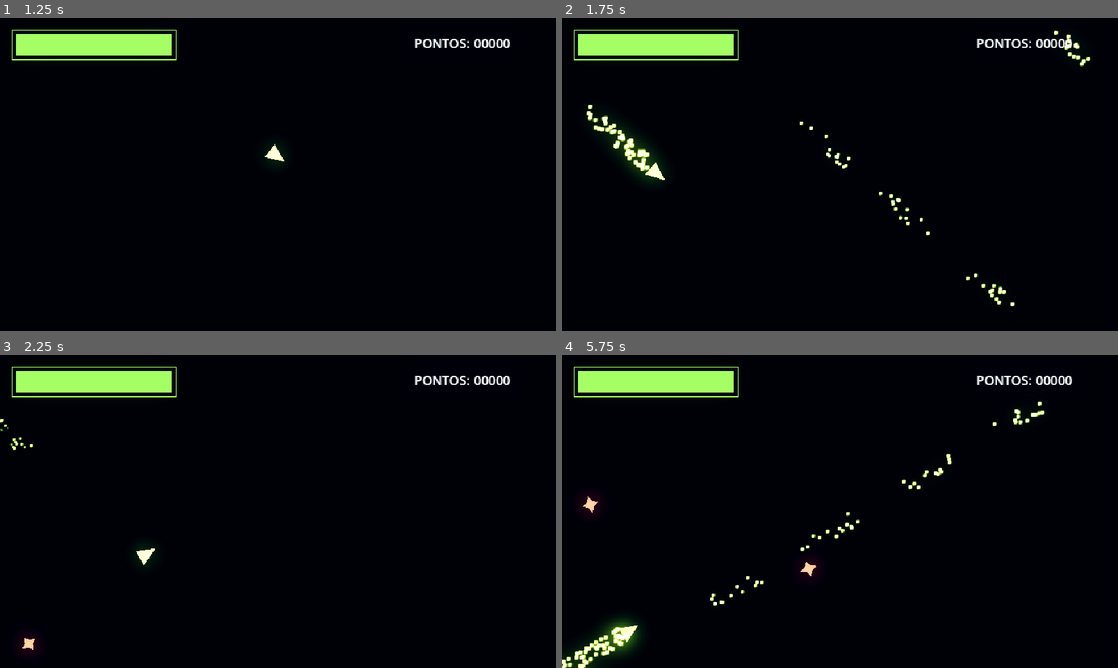
Above: before the commit, frames 1-4 (two rows, left to right).
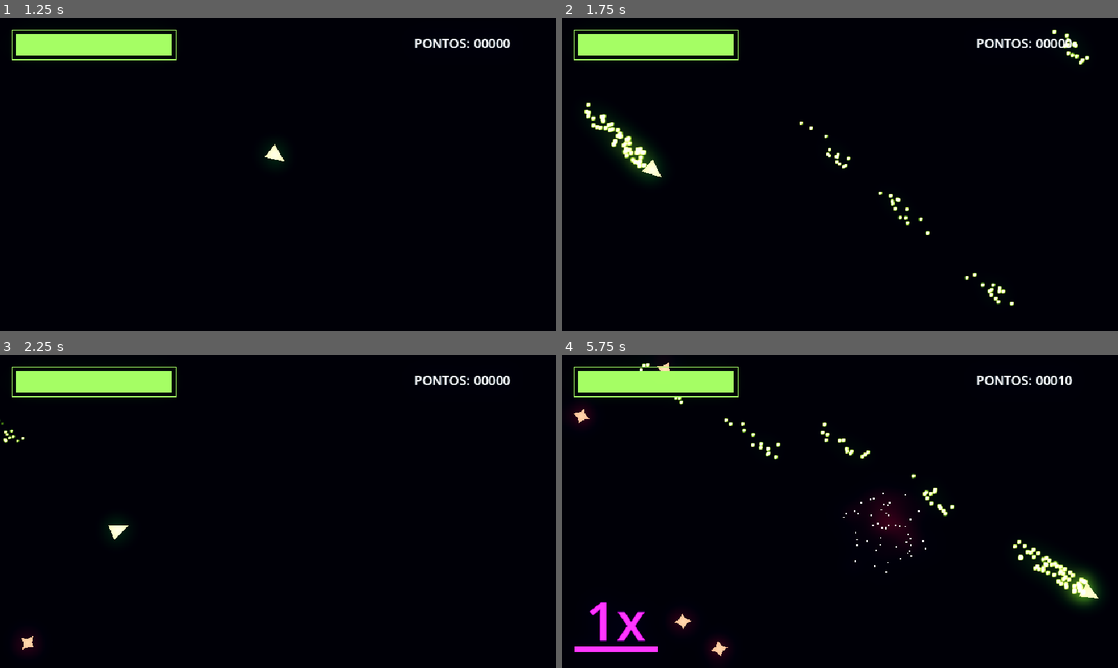
Above: after the commit, the same moments.

Repository: LucasCruz1377/polygons_shoot
Game: Godot game, scene res://Battle_area.tscn
Same seed, same stepped clock (60 frames per second), same inputs: the game is played once before the commit and once after it.
Inputs (mouse positions are in pixels of both pictures, inside the frame that each line leads up to):
- Up to frame 1 (1.25 s): tap Enter (ui_accept) at 0.5, 0.77 s; move the mouse to (400, 158) at 0.52 s; hold D (right) from 0.53 s (still down); tap V (ctrlflip) at 0.6 s
- Up to frame 2 (1.75 s): tap Enter (ui_accept) at 1.25, 1.52 s; move the mouse to (728, 190) at 1.27 s; release D (right) at 1.28 s; hold S (brake) from 1.28 s (still down); click (728, 190) at 1.35 s
- Up to frame 3 (2.25 s): move the mouse to (333, 442) at 2.02 s; release S (brake) at 2.03 s; hold D (right) from 2.03 s (still down); tap V (ctrlflip) at 2.1 s
- Up to frame 4 (5.75 s): move the mouse to (812, 574) at 2.77 s; release D (right) at 2.78 s; hold W (accelerate) 2.78-3.53 s; click (812, 574) at 2.85 s; tap Enter (ui_accept) at 3.02, 3.77, 4.52 s; move the mouse to (1006, 558) at 3.52 s; hold A (left) 3.53-5.03 s; tap V (ctrlflip) at 3.6, 5.1 s; move the mouse to (673, 464) at 4.27 s; click (673, 464) at 4.35 s; move the mouse to (867, 511) at 5.02 s; hold S (brake) from 5.03 s (still down)

Frame 1 is identical in both runs. In frame 2, 1.1% of the frame differs, in the area x 4-95%, y 3-93%; in frame 3, 0.4%; in frame 4, 4.9%, in the area x 0-97%, y 2-100%.

Commit message:
tiro de outra cor e combo funcionando

Diff:
--- a/Battle_area.tscn
+++ b/Battle_area.tscn
@@ -3,6 +3,7 @@
 [ext_resource type="Script" uid="uid://c88585sg45tkn" path="res://battle_area.gd" id="1_fu4hl"]
 [ext_resource type="PackedScene" uid="uid://do2fi6mvjjoq1" path="res://player.tscn" id="1_n4gje"]
 [ext_resource type="PackedScene" uid="uid://cawlfryapqjyx" path="res://barra_vida.tscn" id="3_fu4hl"]
+[ext_resource type="PackedScene" uid="uid://lrrmsf7mxpy7" path="res://barra_combo.tscn" id="4_qdh06"]
 
 [sub_resource type="Environment" id="Environment_fu4hl"]
 background_mode = 3
@@ -88,3 +89,9 @@
 grow_horizontal = 2
 theme_override_font_sizes/font_size = 22
 text = "0"
+
+[node name="barra_combo" parent="GUI" unique_id=40295592 instance=ExtResource("4_qdh06")]
+offset_left = 21.0
+offset_top = 502.0
+offset_right = 165.0
+offset_bottom = 512.0
--- a/barra_combo.gd
+++ b/barra_combo.gd
@@ -1,12 +1,38 @@
 extends ProgressBar
 
-@onready var combotexto: Label = $Label
+@onready var textocombo: Label = $textocombo
+@onready var anim: AnimationPlayer = $anim
 
 
-
+var combotarget = 0
+const max_timer = 60 * 5
+var timer = max_timer
 
 func _process(_delta: float) -> void:
-	var combo = Global.Combo
+	print("time: "+ str(timer) + "  Combo: " + str(Global.Combo) + "Combo Target: " + str(combotarget))
 
+	if Global.Combo <= 0:
+		visible = false
+	else:
+		visible = true
 
-func adicionar_ponto():
+	if combotarget < Global.Combo:
+		anim.play("combo_pop")
+		combotarget += 1
+		timer = max_timer
+
+	if timer > 0 and Global.Combo != 0:
+		timer -= 1
+	else:
+		visible = false
+
+	if timer == 0 :
+		Global.Combo = 0
+		combotarget = 0
+		timer = -2
+
+	if Global.Combo != 0:
+		visible = true
+
+	value = timer
+	textocombo.text = str(combotarget) + "x"
--- a/barra_combo.tscn
+++ b/barra_combo.tscn
@@ -6,14 +6,14 @@
 bg_color = Color(0.6, 0, 0.6, 0)
 
 [sub_resource type="StyleBoxFlat" id="StyleBoxFlat_1pkwq"]
-bg_color = Color(1.4963865, 0, 1.4963865, 1)
+bg_color = Color(1, 0, 1, 1)
 
 [sub_resource type="Animation" id="Animation_sinj0"]
 length = 0.001
 tracks/0/type = "value"
 tracks/0/imported = false
 tracks/0/enabled = true
-tracks/0/path = NodePath("Label:theme_override_font_sizes/font_size")
+tracks/0/path = NodePath("textocombo:theme_override_font_sizes/font_size")
 tracks/0/interp = 1
 tracks/0/loop_wrap = true
 tracks/0/keys = {
@@ -25,11 +25,11 @@
 
 [sub_resource type="Animation" id="Animation_my07i"]
 resource_name = "combo_pop"
-length = 5.0
+length = 0.3
 tracks/0/type = "value"
 tracks/0/imported = false
 tracks/0/enabled = true
-tracks/0/path = NodePath("Label:theme_override_font_sizes/font_size")
+tracks/0/path = NodePath("textocombo:theme_override_font_sizes/font_size")
 tracks/0/interp = 2
 tracks/0/loop_wrap = true
 tracks/0/keys = {
@@ -52,11 +52,12 @@
 offset_bottom = 75.0
 theme_override_styles/background = SubResource("StyleBoxFlat_aeidl")
 theme_override_styles/fill = SubResource("StyleBoxFlat_1pkwq")
+max_value = 240.0
 value = 100.0
 show_percentage = false
 script = ExtResource("1_hmtgx")
 
-[node name="Label" type="Label" parent="." unique_id=1834415485]
+[node name="textocombo" type="Label" parent="." unique_id=1834415485]
 layout_mode = 1
 anchors_preset = 15
 anchor_right = 1.0
@@ -67,10 +68,11 @@
 offset_bottom = -10.0
 grow_horizontal = 2
 grow_vertical = 2
+theme_override_colors/font_color = Color(1, 0, 1, 1)
 theme_override_font_sizes/font_size = 48
 text = "1x"
 horizontal_alignment = 1
 vertical_alignment = 2
 
-[node name="AnimationPlayer" type="AnimationPlayer" parent="." unique_id=100204737]
+[node name="anim" type="AnimationPlayer" parent="." unique_id=100204737]
 libraries/ = SubResource("AnimationLibrary_1ixye")
--- a/battle_area.gd
+++ b/battle_area.gd
@@ -14,7 +14,7 @@
 	var pontos_tg = Global.Pontos
 
 	if pontos < pontos_tg:
-		pontos += 0.5
+		pontos += 5
 
 	contpontos.text = str(int(pontos)).pad_zeros(5)
 
@@ -22,7 +22,7 @@
 		timer -= 1
 	else:
 		spawnar_enemy()
-		timer = TIMER_MAX
+		timer = randi_range(0,TIMER_MAX)
 
 func spawnar_enemy():
 	var spawners = get_tree().get_nodes_in_group("spawners")
--- a/enemy.gd
+++ b/enemy.gd
@@ -36,5 +36,6 @@
 		_particle.emitting = true
 		get_tree().current_scene.add_child(_particle)
 
-		Global.Pontos += 10
+		Global.Pontos += 10 + (10 * Global.Combo)
+		Global.Combo += 1
 		queue_free()
--- a/player.gd
+++ b/player.gd
@@ -12,8 +12,6 @@
 const SPEED = 500.00
 const CD_MAX = 10
 const MAX_HEALTH = 100
-const MAX_SPEED = 5 * SPEED
-const MIN_SPEED = MAX_SPEED * 0.4 * -1
 
 var health = MAX_HEALTH
 var cooldown = CD_MAX
@@ -22,6 +20,7 @@
 var vivo = true
 var giroblock = false
 var ctrlblock = false
+var friction = 300.0
 
 func _process(delta: float) -> void:
 	health_bar.value = health
@@ -44,10 +43,13 @@
 		if !mouseaim:
 			arrowsctrl(delta)
 	if !ctrlblock and vivo:
-		if Input.is_action_pressed("accelerate") and velocity.length() <= MAX_SPEED:
+		if Input.is_action_pressed("accelerate"):
 			accelerate(delta)
-		if Input.is_action_pressed("brake") and velocity.length() >= MIN_SPEED:
+		if Input.is_action_pressed("brake"):
 			brake(delta)
+
+	if !Input.is_action_pressed("accelerate"):
+		velocity = velocity.move_toward(Vector2.ZERO, friction * delta)
 
 	if Input.is_action_just_pressed("ui_accept"):
 		hiperdash()
--- a/project.godot
+++ b/project.godot
@@ -59,6 +59,7 @@
 fire={
 "deadzone": 0.2,
 "events": [Object(InputEventMouseButton,"resource_local_to_scene":false,"resource_name":"","device":-1,"window_id":0,"a …(257 unchanged characters)…
+, Object(InputEventKey,"resource_local_to_scene":false,"resource_name":"","device":-1,"window_id":0,"alt_pressed":false,"shift_pressed":false,"ctrl_pressed":false,"meta_pressed":false,"pressed":false,"keycode":0,"physical_keycode":70,"key_label":0,"unicode":102,"location":0,"echo":false,"script":null)
 ]
 }
 ctrlflip={
